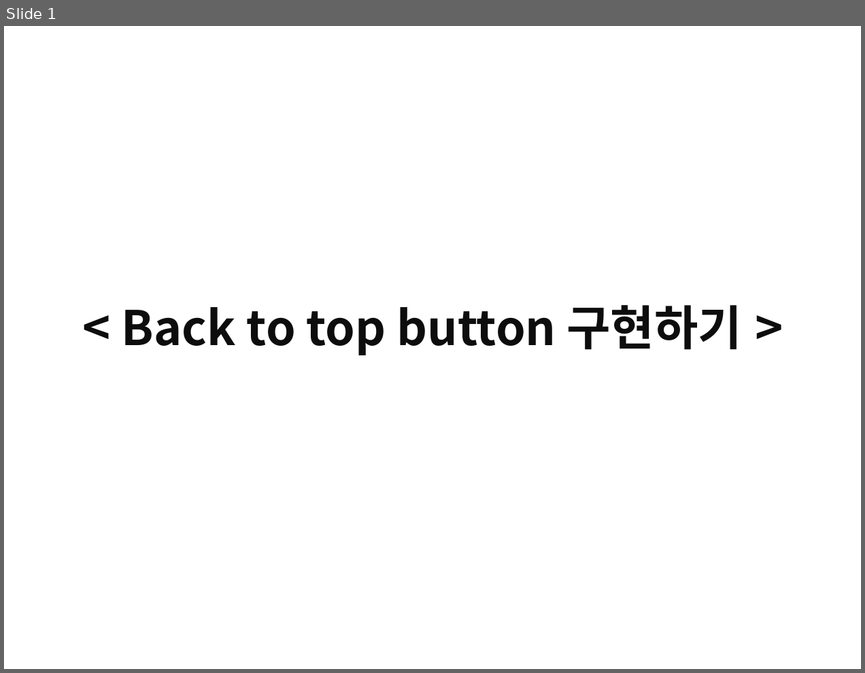
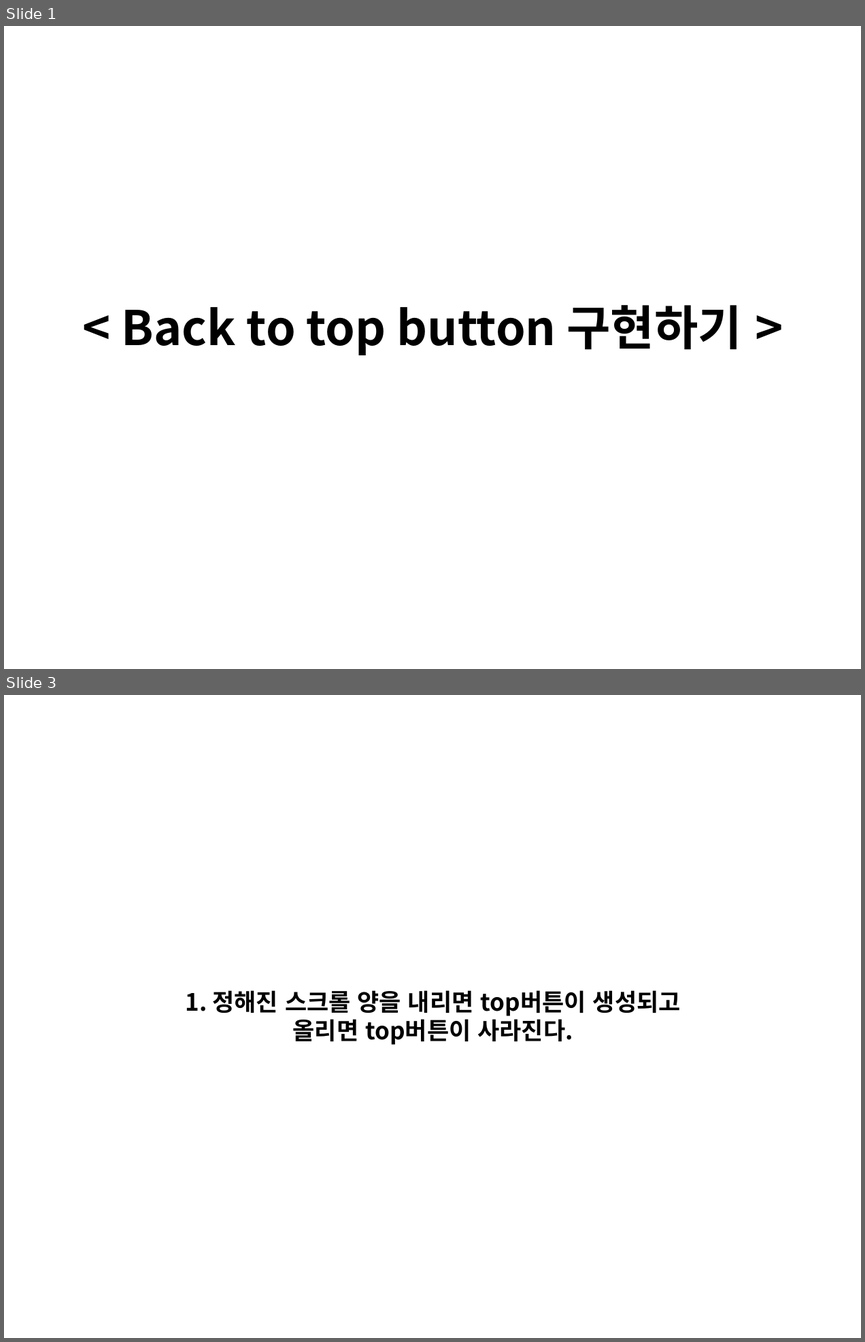
Before and after one commit to Jangyusu/Javascript_Study, a slide deck: 4주차(Top스크롤)/Top스크롤.pptx. Shown one above the other, each under a label of ours: slide 1 before the commit, slides 1 and 3 after it; the slides between them are not shown. The pictures are 865x673 and 865x1342 pixels, drawn with LibreOffice and Linux fonts; fonts in the diff are those of the drawing. Boxes give left, top, right and bottom in pixels: in the first picture for what was removed or moved away, otherwise in the second. Text is boxed around its words. In the diff, an @@ line names an element or a change of style, - is before the commit and + after.

```diff
--- a/4주차(Top스크롤)/Top스크롤.pptx
+++ b/4주차(Top스크롤)/Top스크롤.pptx
@@ slide 3 added at <box>4,695,861,1338</box>, background #FFFFFF @@
@@ text added at <box>185,990,681,1045</box>, 20 pt, text #000000, bold @@
+1. 정해진 스크롤 양을 내리면 top버튼이 생성되고
+올리면 top버튼이 사라진다.
```
Also in this commit, not shown: 1 other slide changed, 3 other slides added, 3 other files.
